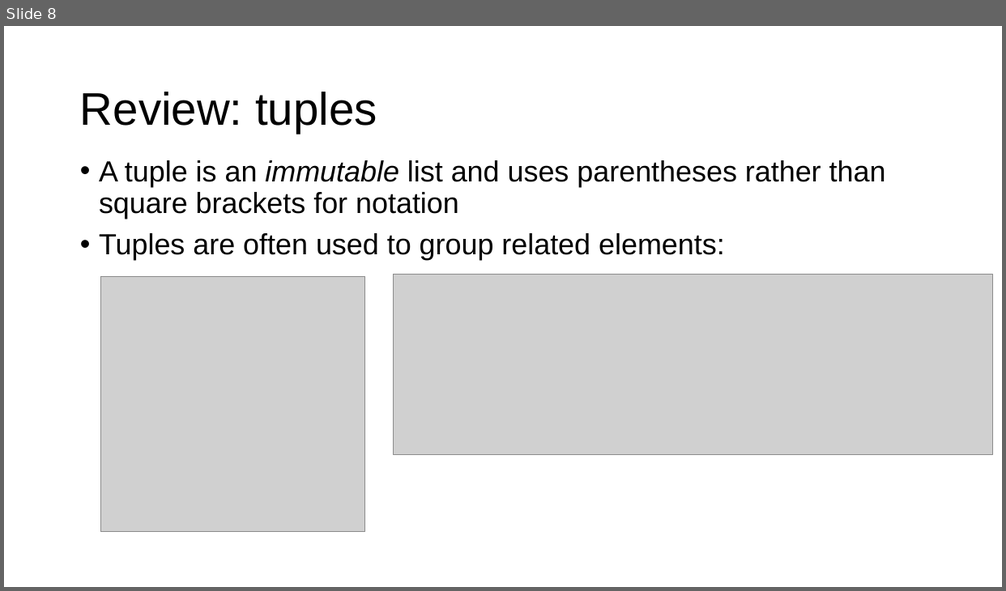
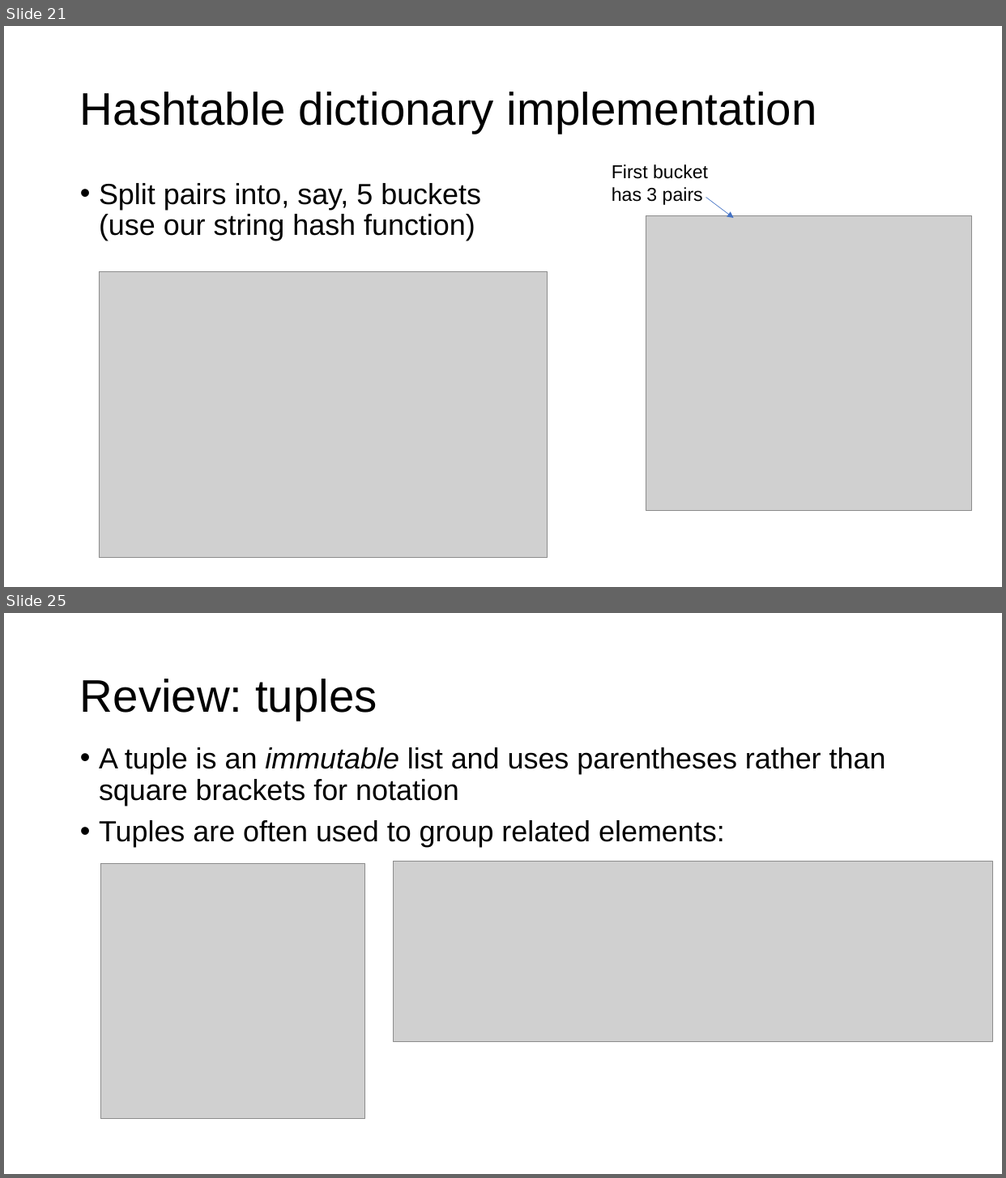
Before and after one commit to parrt/msds692, a slide deck: notes/hashtable.pptx. Shown one above the other, each under a label of ours: slide 8 before the commit, slides 21 and 25 after it; the slides between them are not shown. The pictures are 1006x591 and 1006x1178 pixels, drawn with LibreOffice and Linux fonts; fonts in the diff are those of the drawing; grey boxes stand for pictures; background and template pictures are left out. Boxes give left, top, right and bottom in pixels: in the first picture for what was removed or moved away, otherwise in the second. Text is boxed around its words. In the diff, an @@ line names an element or a change of style, - is before the commit and + after.

```diff
--- a/notes/hashtable.pptx
+++ b/notes/hashtable.pptx
@@ slide 21 added at [4,26,1002,587], background #FFFFFF @@
@@ title added at [80,92,817,133], 44 pt, text #000000 @@
+Hashtable dictionary implementation
@@ text added at [612,165,708,205], 18 pt, text #000000 @@
+First bucket has 3 pairs
@@ text added at [99,183,481,241], 28 pt, text #000000 @@
+• Split pairs into, say, 5 buckets
+  (use our string hash function)
@@ picture added at [646,216,972,511] @@
@@ arrow added from (706, 198) to (734, 219), #4472C4 0.5 pt @@
@@ picture added at [99,271,548,557] @@
@@ what was slide 8 is now slide 25 @@
```
Also in this commit, not shown: 3 slides changed, 21 other slides added, 2 slides removed, 3 other files.
